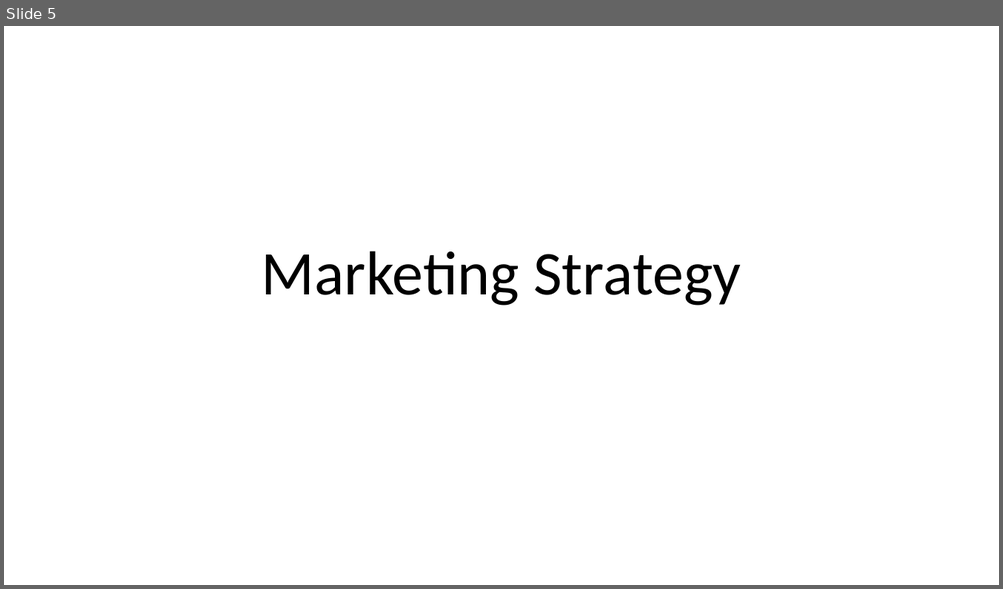
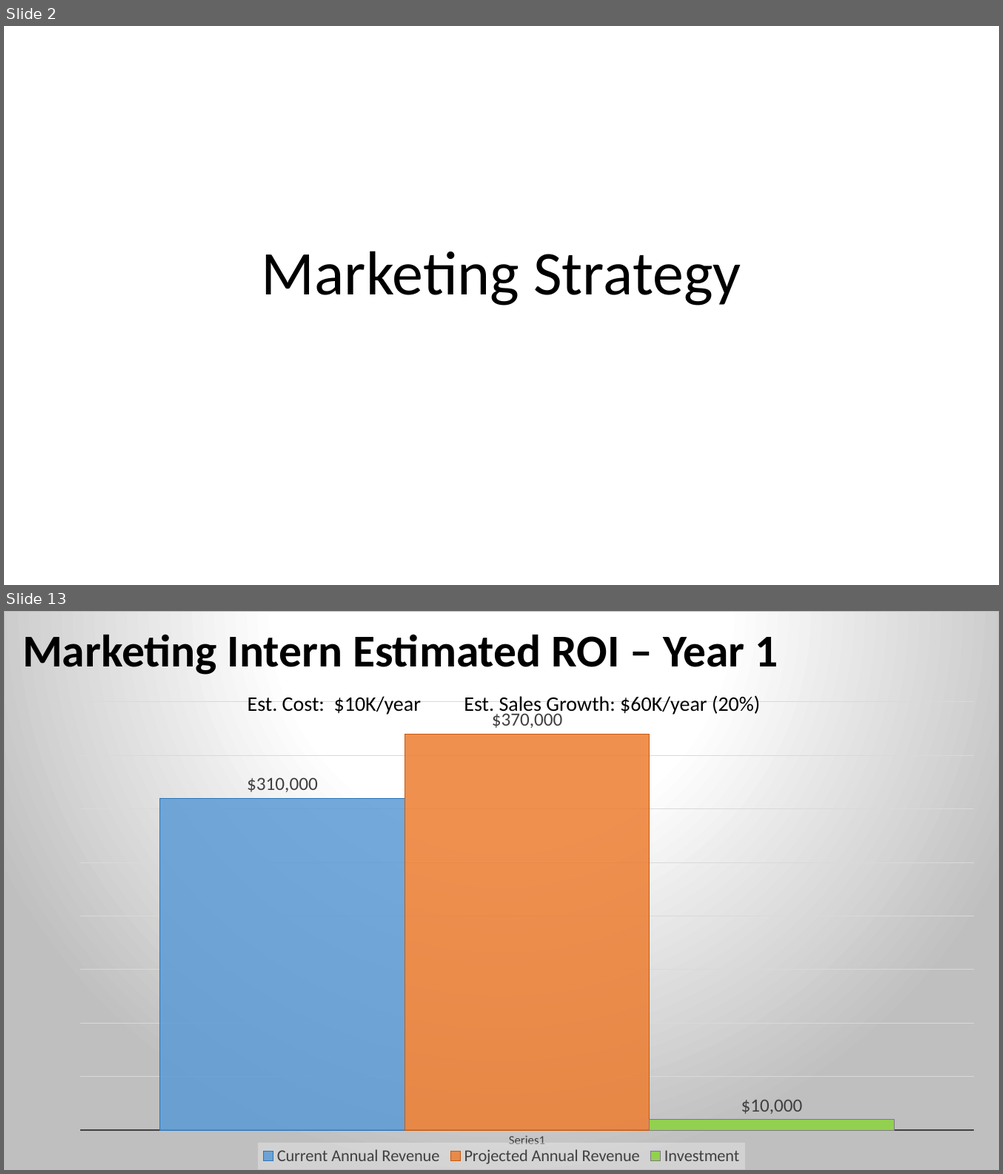
Before and after one commit to DellHelpAThon/RoundRockServingCenter_DigitalDreamers, a slide deck: RRASC Marketing Strategy Propossal.pptx. Shown one above the other, each under a label of ours: slide 5 before the commit, slides 2 and 13 after it; the slides between them are not shown. The pictures are 1003x589 and 1003x1174 pixels, drawn with LibreOffice and Linux fonts; fonts in the diff are those of the drawing. Boxes give left, top, right and bottom in pixels: in the first picture for what was removed or moved away, otherwise in the second. Text is boxed around its words. In the diff, an @@ line names an element or a change of style, - is before the commit and + after.

```diff
--- a/RRASC Marketing Strategy Propossal.pptx
+++ b/RRASC Marketing Strategy Propossal.pptx
@@ slide 13 added at (4, 611, 999, 1170), background #FFFFFF @@
@@ column chart added at (4, 611, 999, 1170) @@
+categories: 
+Current Annual Revenue: 310000
+Projected Annual Revenue: 370000
+Investment: 10000
@@ title added at (22, 634, 777, 675), 44 pt, text #000000, bold @@
+Marketing Intern Estimated ROI – Year 1
@@ text added at (247, 696, 421, 715), 20 pt, text #000000 @@
+Est. Cost: $10K/year
@@ text added at (464, 695, 760, 716), 20 pt, text #000000 @@
+Est. Sales Growth: $60K/year (20%)
@@ what was slide 5 is now slide 2 @@
```
Also in this commit, not shown: 7 slides changed, 5 other slides added, 2 slides removed.
